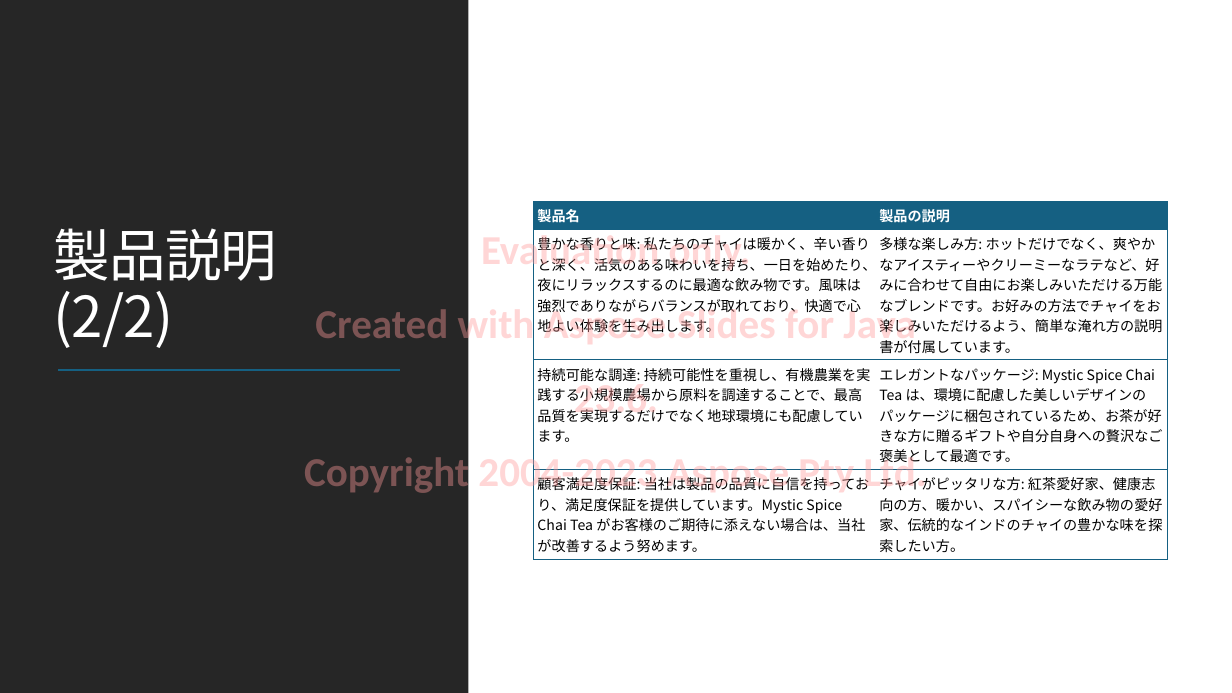
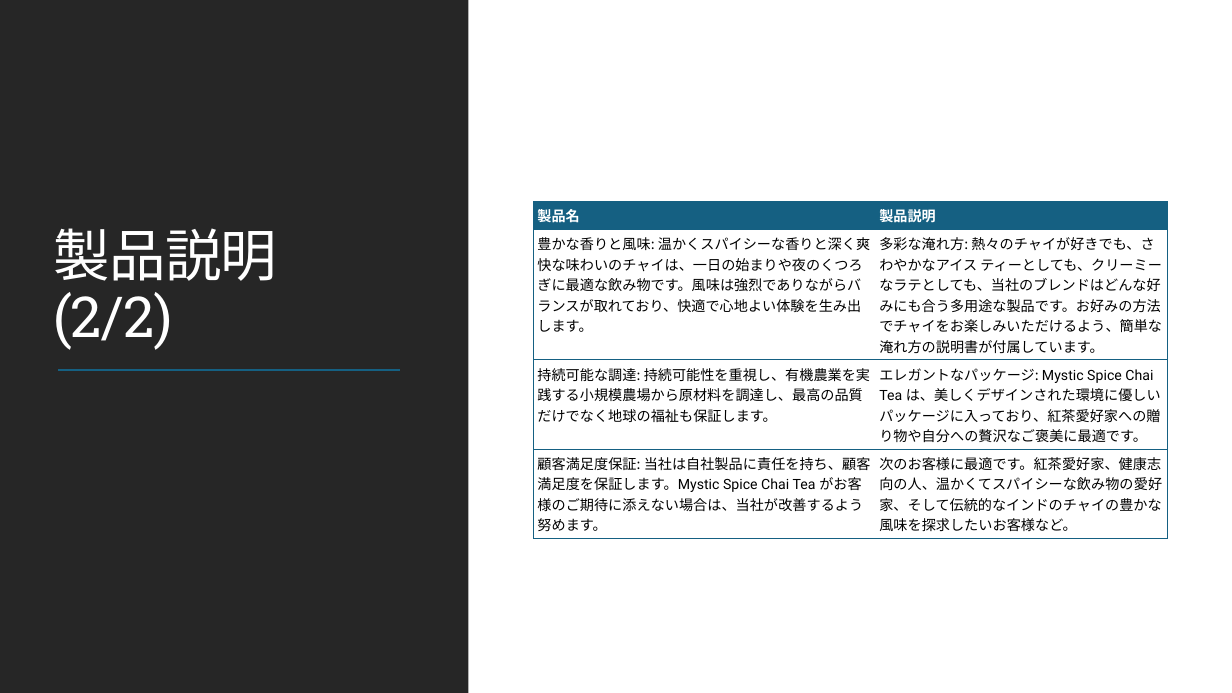
Before and after one commit to MicrosoftLearning/MS-4004-Empower-workforce-copilot-use-cases.ja-jp, a slide deck: slide 6 of ResourceFiles/Mystic Spice Premium Chai Market Analysis Presentation.pptx. Drawn at 1232x693 pixels with LibreOffice and Linux fonts; fonts in the diff are those of the drawing. Boxes give left, top, right and bottom in pixels: in the first picture for what was removed or moved away, otherwise in the second. Text is boxed around its words. In the diff, an @@ line names an element or a change of style, - is before the commit and + after.

```diff
--- a/ResourceFiles/Mystic Spice Premium Chai Market Analysis Presentation.pptx
+++ b/ResourceFiles/Mystic Spice Premium Chai Market Analysis Presentation.pptx
@@ title "製品説明 (2/2)" at box(53, 228, 277, 350): font Noto Sans CJK JP to Roboto Slab in "(2/2)" @@
@@ table at box(534, 201, 1168, 535) @@
-row 1, column 2: 製品の説明
+row 1, column 2: 製品説明
-row 2, column 1: 豊かな香りと味: 私たちのチャイは暖かく、辛い香りと深く、活気のある味わいを持ち、一日を始めたり、夜にリラックスするのに最適な飲み物です。風味は強烈でありながらバランスが取れており、快適で心地よい体験を生み出します。
+row 2, column 1: 豊かな香りと風味: 温かくスパイシーな香りと深く爽快な味わいのチャイは、一日の始まりや夜のくつろぎに最適な飲み物です。風味は強烈でありながらバランスが取れており、快適で心地よい体験を生み出します。
-row 2, column 2: 多様な楽しみ方: ホットだけでなく、爽やかなアイスティーやクリーミーなラテなど、好みに合わせて自由にお楽しみいただける万能なブレンドです。お好みの方法でチャイをお楽しみいただけるよう、簡単な淹れ方の説明書が付属しています。
+row 2, column 2: 多彩な淹れ方: 熱々のチャイが好きでも、さわやかなアイス ティーとしても、クリーミーなラテとしても、当社のブレンドはどんな好みにも合う多用途な製品です。お好みの方法でチャイをお楽しみいただけるよう、簡単な淹れ方の説明書が付属しています。
-row 3, column 1: 持続可能な調達: 持続可能性を重視し、有機農業を実践する小規模農場から原料を調達することで、最高品質を実現するだけでなく地球環境にも配慮しています。
+row 3, column 1: 持続可能な調達: 持続可能性を重視し、有機農業を実践する小規模農場から原材料を調達し、最高の品質だけでなく地球の福祉も保証します。
-row 3, column 2: エレガントなパッケージ: Mystic Spice Chai Tea は、環境に配慮した美しいデザインのパッケージに梱包されているため、お茶が好きな方に贈るギフトや自分自身への贅沢なご褒美として最適です。
+row 3, column 2: エレガントなパッケージ: Mystic Spice Chai Tea は、美しくデザインされた環境に優しいパッケージに入っており、紅茶愛好家への贈り物や自分への贅沢なご褒美に最適です。
-row 4, column 1: 顧客満足度保証: 当社は製品の品質に自信を持っており、満足度保証を提供しています。Mystic Spice Chai Tea がお客様のご期待に添えない場合は、当社が改善するよう努めます。
+row 4, column 1: 顧客満足度保証: 当社は自社製品に責任を持ち、顧客満足度を保証します。Mystic Spice Chai Tea がお客様のご期待に添えない場合は、当社が改善するよう努めます。
-row 4, column 2: チャイがピッタリな方: 紅茶愛好家、健康志向の方、暖かい、スパイシーな飲み物の愛好家、伝統的なインドのチャイの豊かな味を探索したい方。
+row 4, column 2: 次のお客様に最適です。紅茶愛好家、健康志向の人、温かくてスパイシーな飲み物の愛好家、そして伝統的なインドのチャイの豊かな風味を探求したいお客様など。
@@ text removed at box(304, 304, 927, 496) @@
-Evaluation only.
-Created with Aspose.Slides for Java 23.6.
-Copyright 2004-2023 Aspose Pty Ltd.
```
Also in this commit, not shown: 13 other slides changed, 18 other files.
